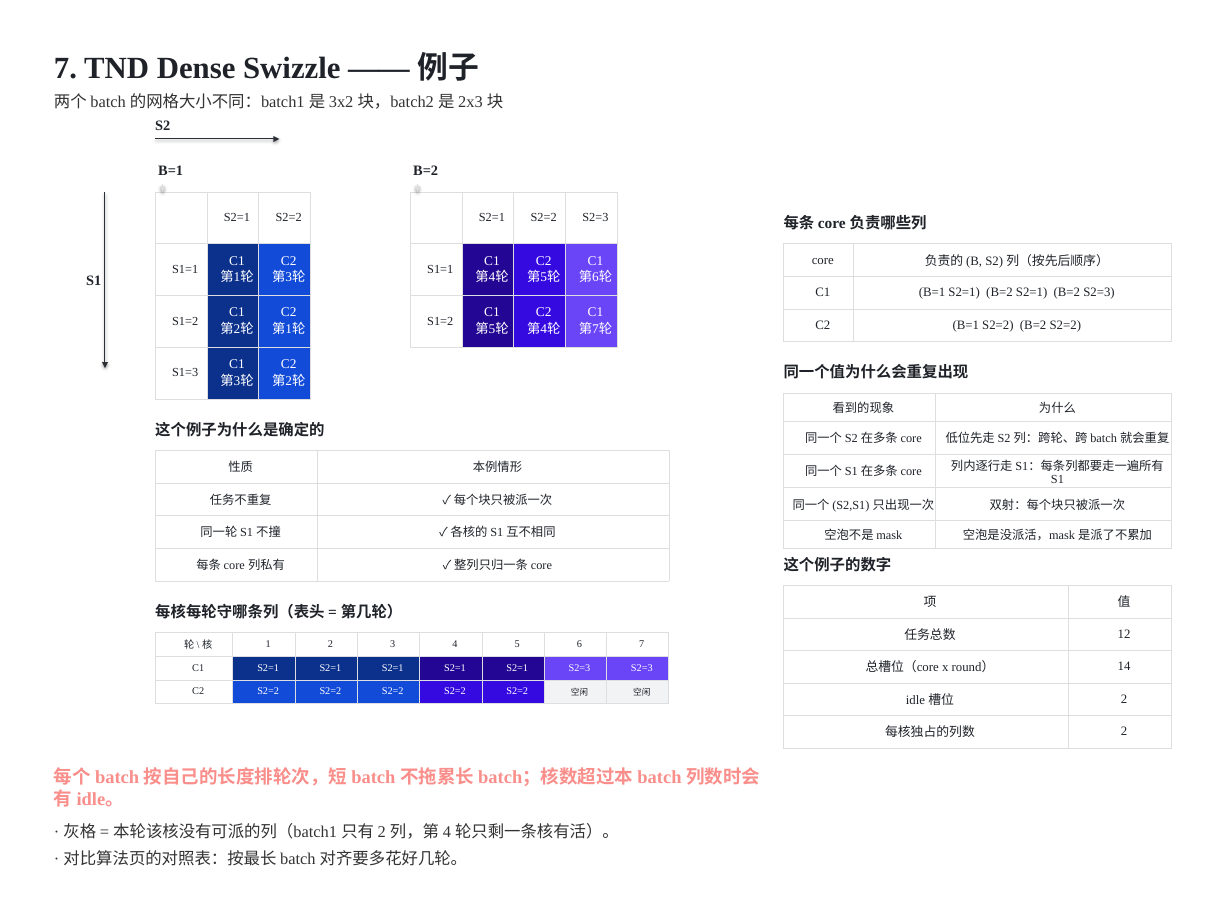
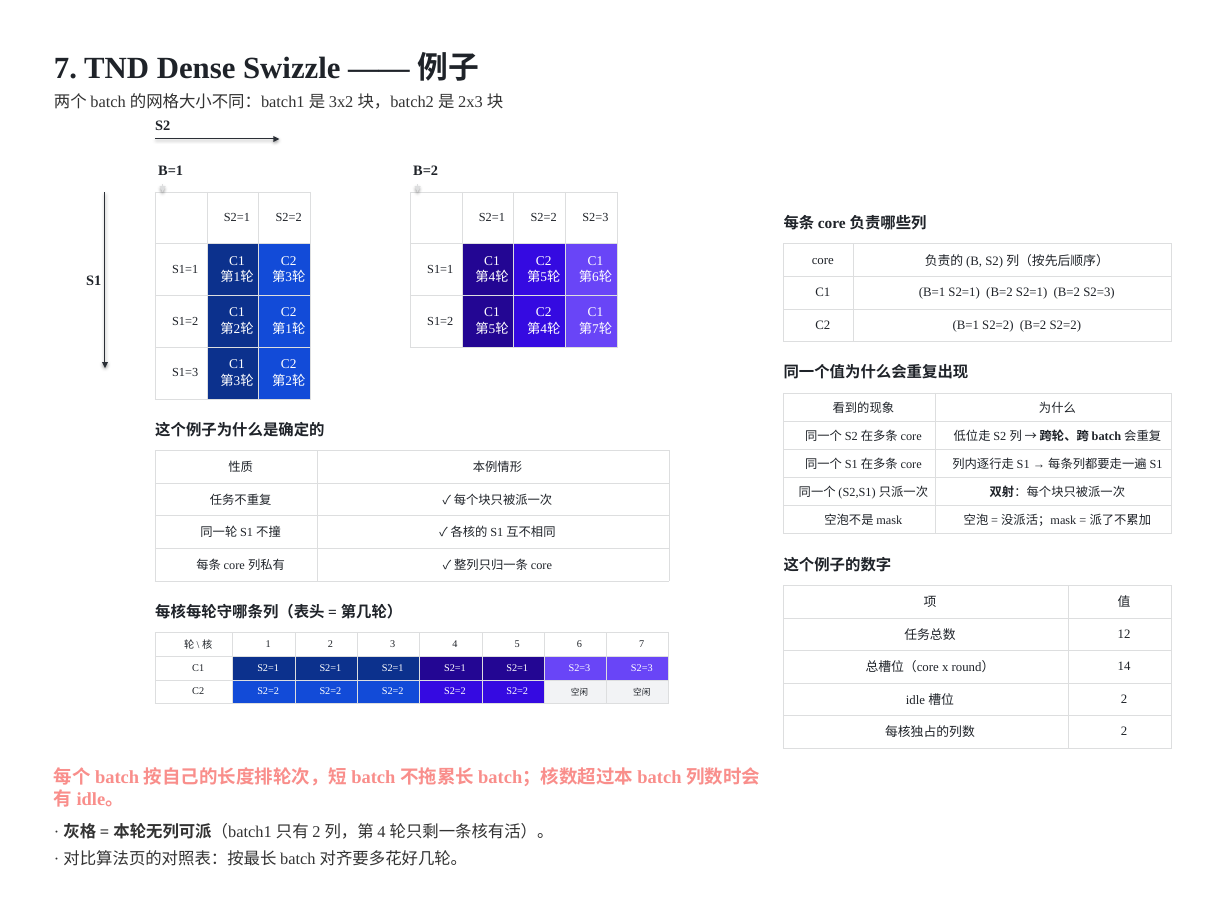
Before and after one commit to guomc9/SeeTen, a slide deck: slide 16 of cases/flash-attention-det-accum/out/v4-index-schedules.pptx (slide 15 before the commit). Drawn at 1232x924 pixels with LibreOffice and Linux fonts; fonts in the diff are those of the drawing. Boxes give left, top, right and bottom in pixels: in the first picture for what was removed or moved away, otherwise in the second. Text is boxed around its words. In the diff, an @@ line names an element or a change of style, - is before the commit and + after.

Commit message:
Add a cell-overflow check, inline emphasis, and a harder non-square example
- sd.check_cells(): per-cell check that text fits its cell - table cells do
  not wrap, so long text quietly runs across the neighbouring column and
  the frame check never sees it; run it next to check_layout (both zero)
- inline emphasis in text() and cell writers: **bold** and ==accent==, so
  explanations can be shortened and still make the point; applied across
  the case deck (why lines, read lines, repeat table)
- case deck: new page 5b, a harder non-square causal example
  (S1 4 blocks, S2 3 blocks, 3 cores, virtual height 2m-n+1 = 6, zero
  idle), where each core's virtual column spans two batches
- widened the columns that check_cells flagged

```diff
--- a/cases/flash-attention-det-accum/out/v4-index-schedules.pptx
+++ b/cases/flash-attention-det-accum/out/v4-index-schedules.pptx
@@ table at <box>783,393,1171,534</box> @@
-row 2, column 2: 低位先走 S2 列：跨轮、跨 batch 就会重复
+row 2, column 2: 低位走 S2 列 → 跨轮、跨 batch 会重复
-row 3, column 2: 列内逐行走 S1：每条列都要走一遍所有 S1
+row 3, column 2: 列内逐行走 S1 → 每条列都要走一遍 S1
-row 4, column 1: 同一个 (S2,S1) 只出现一次
+row 4, column 1: 同一个 (S2,S1) 只派一次
-row 5, column 2: 空泡是没派活，mask 是派了不累加
+row 5, column 2: 空泡 = 没派活；mask = 派了不累加
@@ bold on in "双射：每个块只被派一次" @@
@@ text at <box>63,823,554,839</box>: text changed @@
-· 灰格 = 本轮该核没有可派的列（batch1 只有 2 列，第 4 轮只剩一条核有活）。
+· 灰格 = 本轮无列可派（batch1 只有 2 列，第 4 轮只剩一条核有活）。
```
Also in this commit, not shown: 15 other slides changed, 1 slide added, 7 other files.
